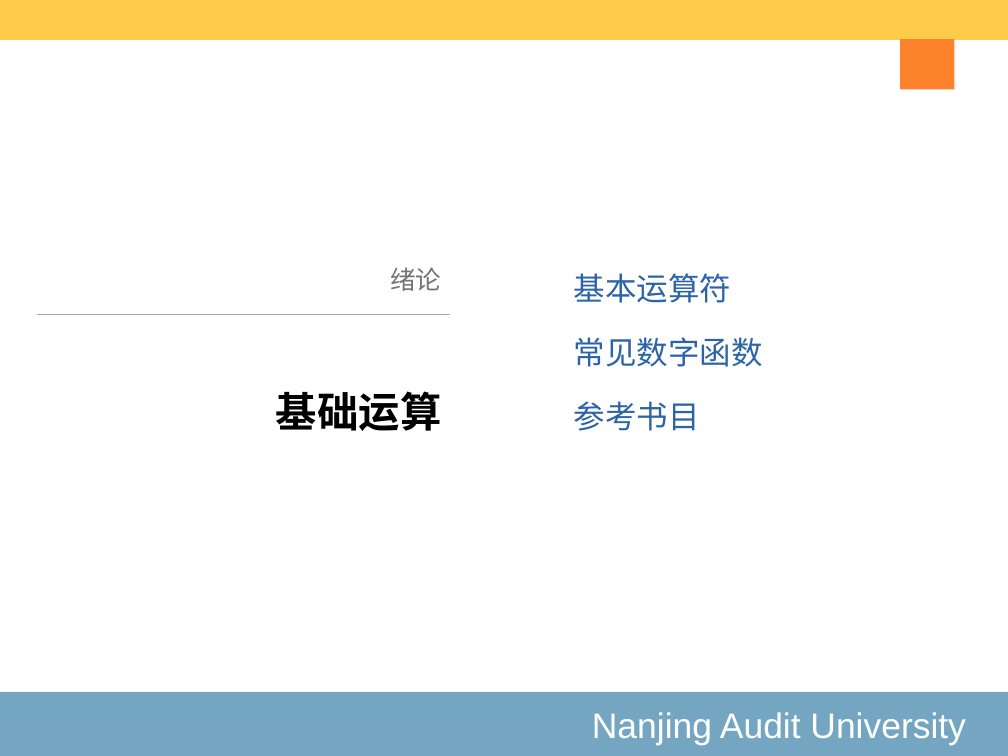
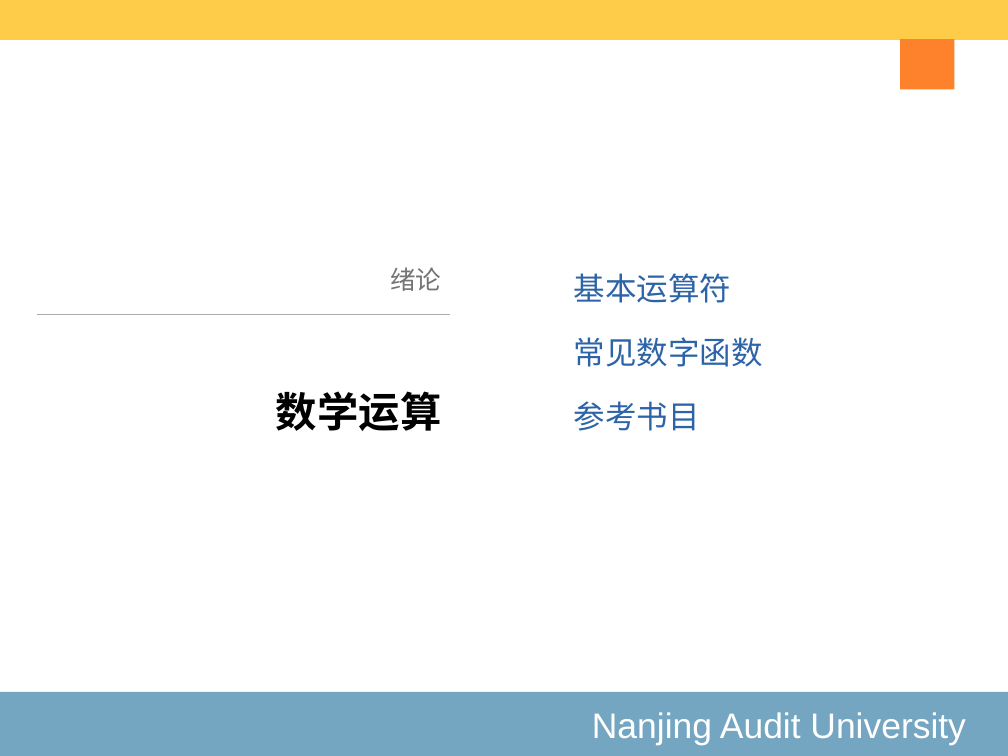
Before and after one commit to exoplanetX/DataAnalytics, a slide deck: slide 16 of 2020-1-绪论.pptx (slide 14 before the commit). Drawn at 1008x756 pixels with LibreOffice and Linux fonts; fonts in the diff are those of the drawing. Boxes give left, top, right and bottom in pixels: in the first picture for what was removed or moved away, otherwise in the second. Text is boxed around its words. In the diff, an @@ line names an element or a change of style, - is before the commit and + after.

```diff
--- a/2020-1-绪论.pptx
+++ b/2020-1-绪论.pptx
@@ title at (x1=276, y1=391, x2=441, y2=431): text changed @@
-基础运算
+数学运算
```
Also in this commit, not shown: 9 other slides changed, 2 slides added, 2 other files.
